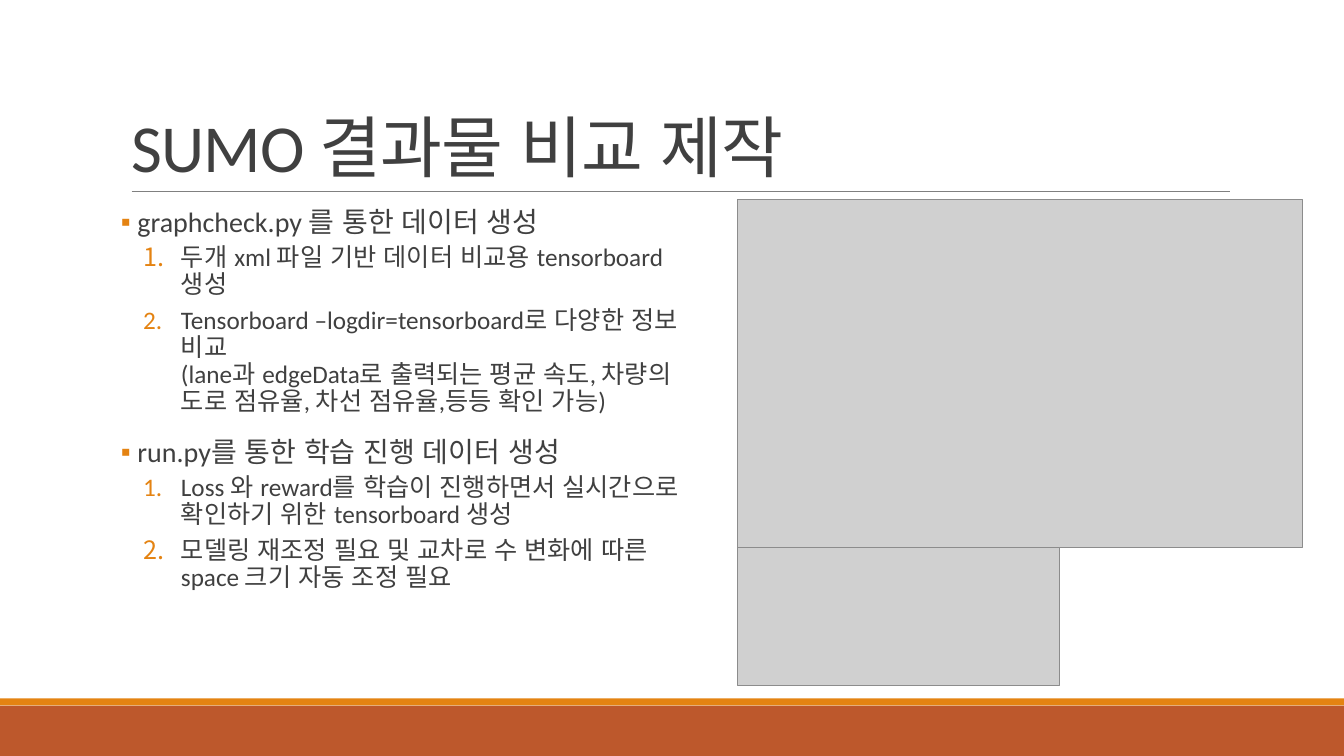
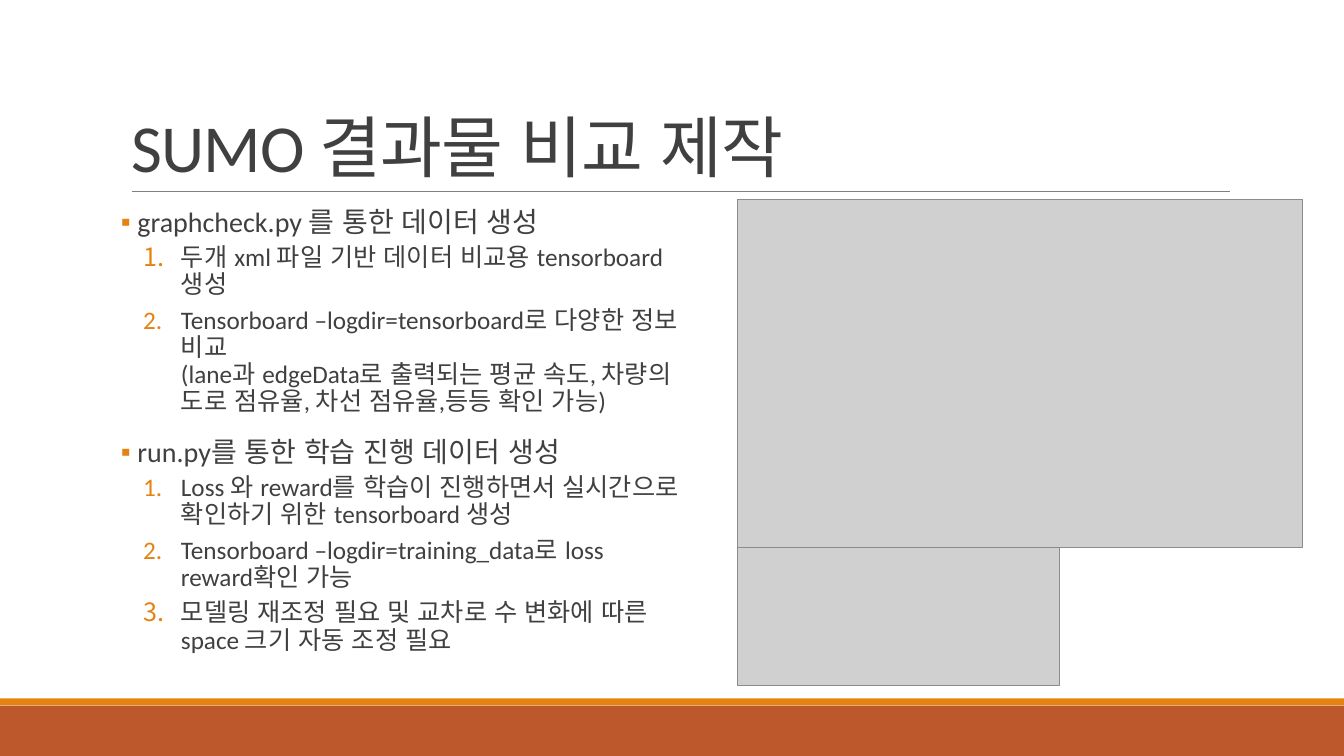
Before and after one commit to 3neutronstar/traffic-optimization_RL, a slide deck: slide 32 of 1st_Seminar(강민수).pptx (slide 13 before the commit). Drawn at 1344x756 pixels with LibreOffice and Linux fonts; fonts in the diff are those of the drawing; grey boxes stand for pictures. Boxes give left, top, right and bottom in pixels: in the first picture for what was removed or moved away, otherwise in the second. Text is boxed around its words. In the diff, an @@ line names an element or a change of style, - is before the commit and + after.

```diff
--- a/1st_Seminar(강민수).pptx
+++ b/1st_Seminar(강민수).pptx
@@ text at (x1=181, y1=540, x2=604, y2=588): paragraph added @@
+  2. Tensorboard –logdir=training_data로 loss reward확인 가능
```
Also in this commit, not shown: 7 other slides changed.
